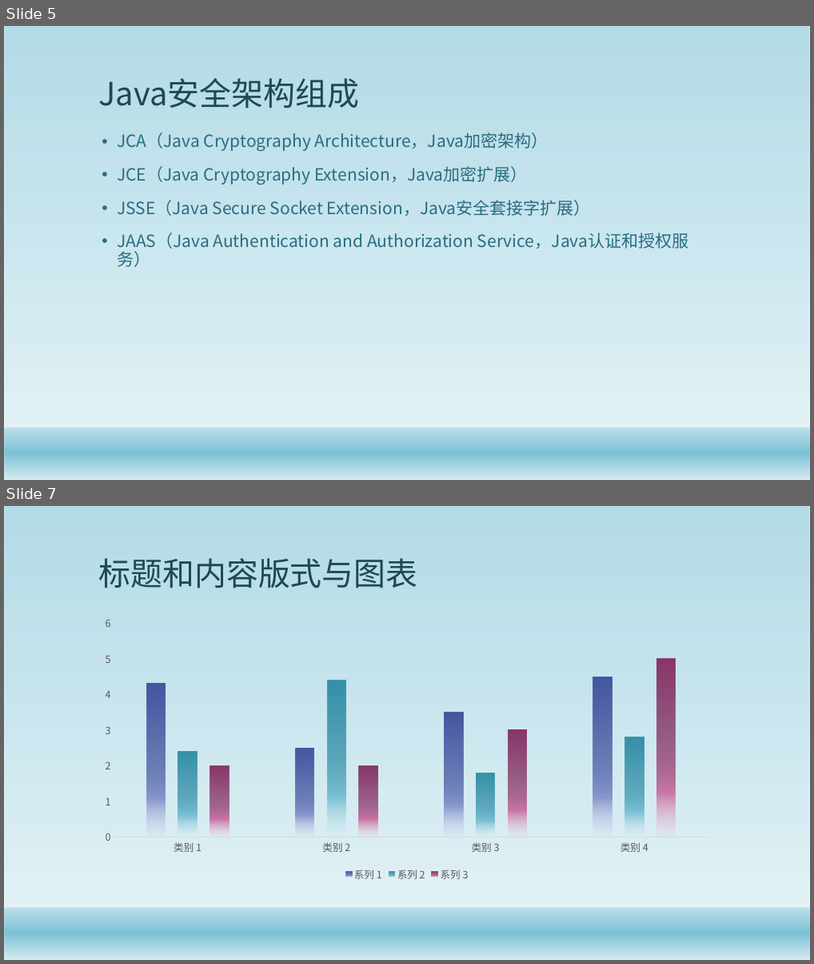
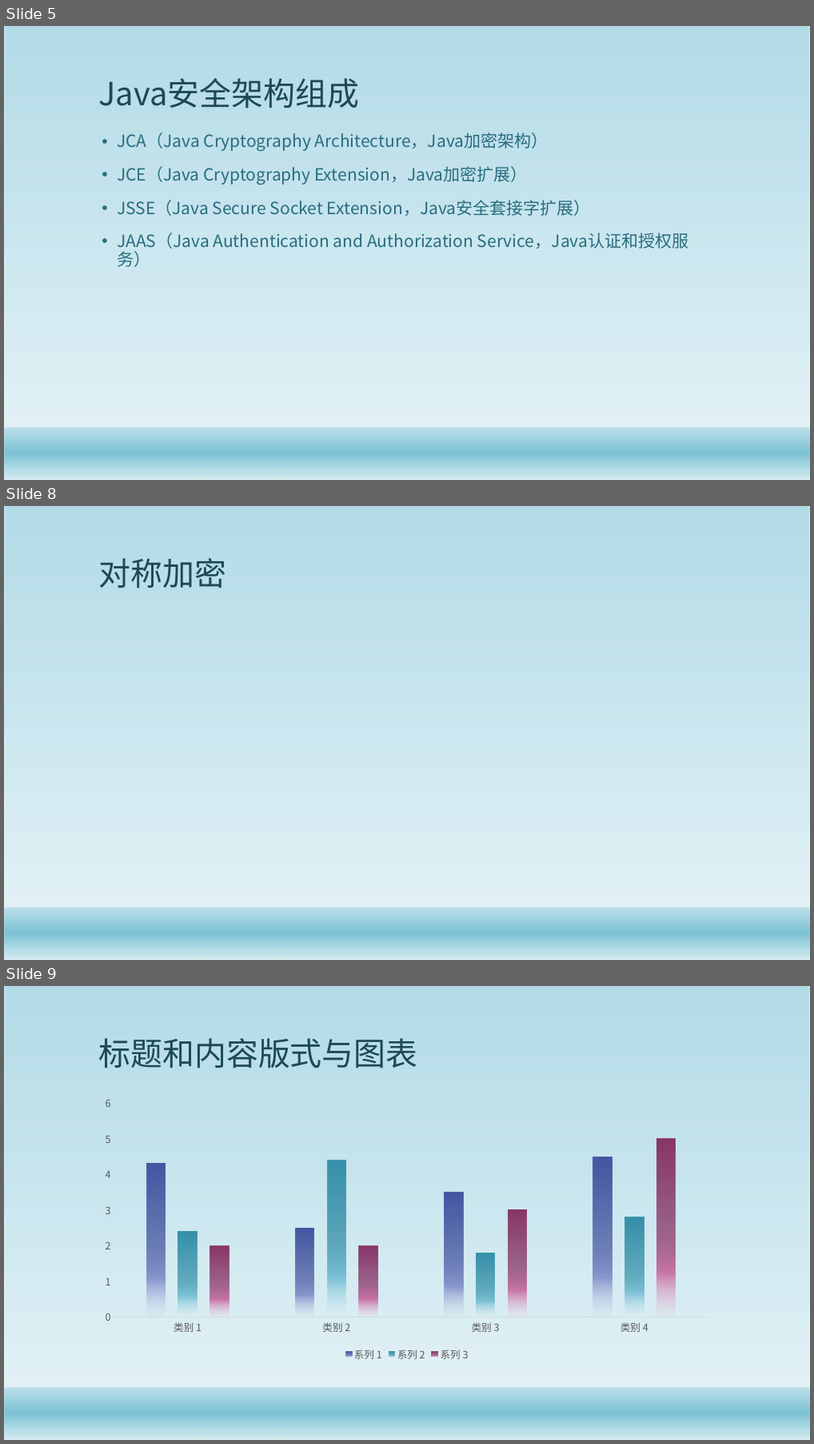
Before and after one commit to gaozhuo/java-security-doc, a slide deck: Java安全架构.pptx. Shown one above the other, each under a label of ours: slides 5 and 7 before the commit, slides 5, 8 and 9 after it; the slides between them are not shown. The pictures are 814x964 and 814x1444 pixels, drawn with LibreOffice and Linux fonts; fonts in the diff are those of the drawing; background and template pictures are left out. Boxes give left, top, right and bottom in pixels: in the first picture for what was removed or moved away, otherwise in the second. Text is boxed around its words. In the diff, an @@ line names an element or a change of style, - is before the commit and + after.

```diff
--- a/Java安全架构.pptx
+++ b/Java安全架构.pptx
@@ slide 8 added at [4, 506, 810, 960], background #FFFFFF; not listed: 2 template elements that a slide beside it also shows @@
@@ title added at [98, 558, 226, 588], 38 pt, text #1B4855 @@
+对称加密
@@ what was slide 7 is now slide 9 @@
```
Also in this commit, not shown: 2 other slides added, 1 slide removed.
